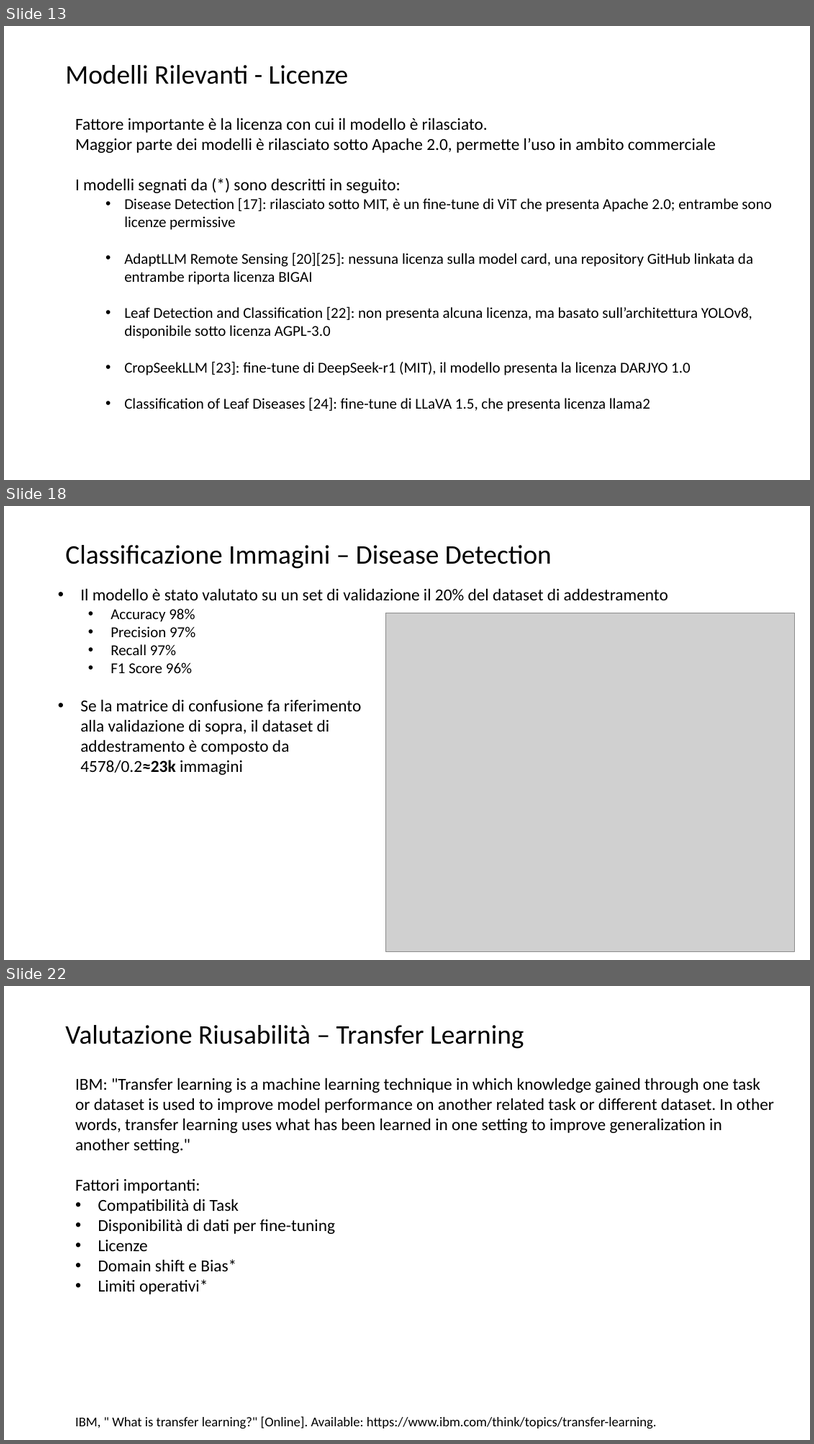
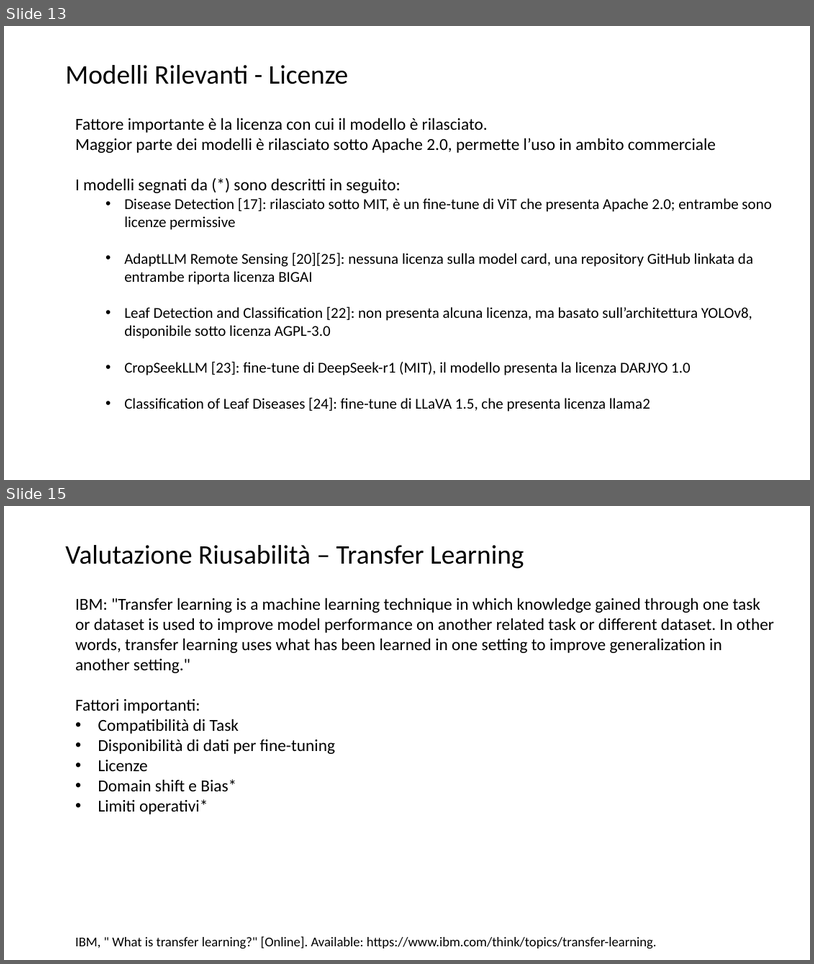
Before and after one commit to lPen88/tesi, a slide deck: presentazione.pptx. Shown one above the other, each under a label of ours: slides 13, 18 and 22 before the commit, slides 13 and 15 after it; the slides between them are not shown. The pictures are 814x1444 and 814x964 pixels, drawn with LibreOffice and Linux fonts; fonts in the diff are those of the drawing; grey boxes stand for pictures. Boxes give left, top, right and bottom in pixels: in the first picture for what was removed or moved away, otherwise in the second. Text is boxed around its words. In the diff, an @@ line names an element or a change of style, - is before the commit and + after.

```diff
--- a/presentazione.pptx
+++ b/presentazione.pptx
@@ slide 18 removed at (4, 506, 810, 960), background #FFFFFF @@
@@ title removed at (65, 545, 552, 569) @@
-Classificazione Immagini – Disease Detection
@@ text removed at (80, 588, 669, 775) @@
-• Il modello è stato valutato su un set di validazione il 20% del dataset di addestramento
-  • Accuracy 98%
-  • Precision 97%
-  • Recall 97%
-  • F1 Score 96%
-• Se la matrice di confusione fa riferimento
-  alla validazione di sopra, il dataset di
-  addestramento è composto da
-  4578/0.2≈23k immagini
@@ picture removed at (386, 613, 795, 951) @@
@@ what was slide 22 is now slide 15 @@
```
Also in this commit, not shown: 2 slides changed, 1 slide added, 7 other slides removed, 1 other file.
